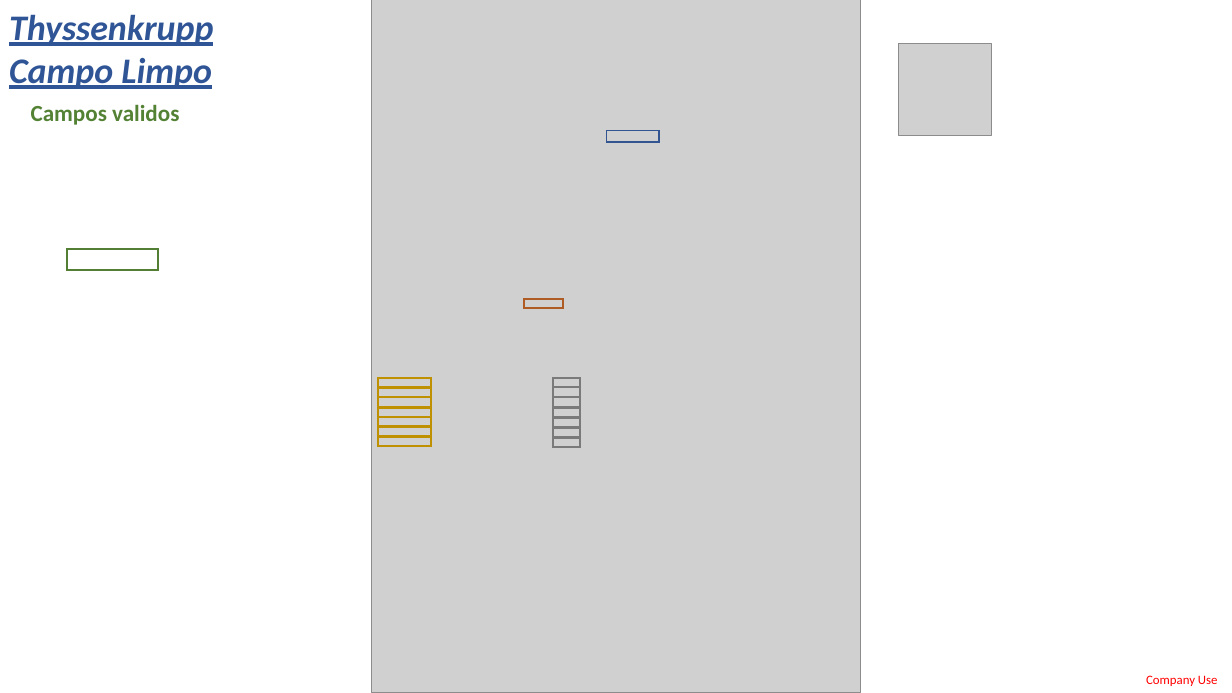
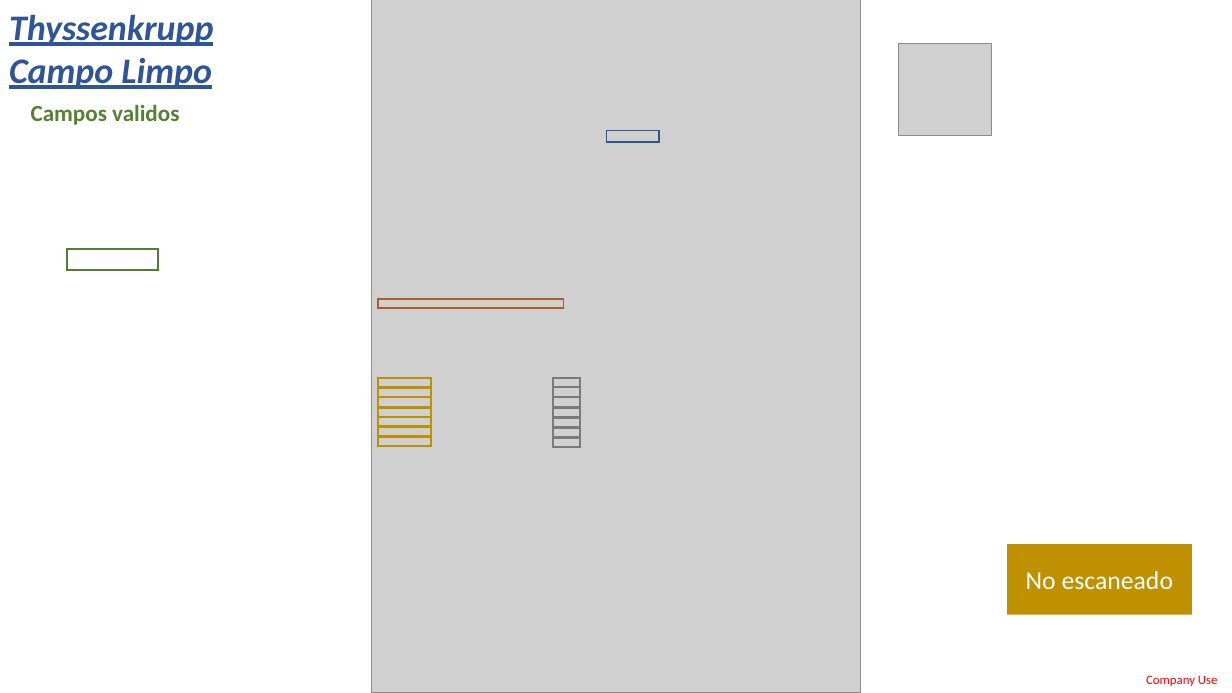
Before and after one commit to LobatoJaime/Bot-Creacion-de-Pedidos, a slide deck: slide 13 of AI_Engine/Info/ExtraccionDatos.pptx. Drawn at 1232x693 pixels with LibreOffice and Linux fonts; fonts in the diff are those of the drawing; grey boxes stand for pictures. Boxes give left, top, right and bottom in pixels: in the first picture for what was removed or moved away, otherwise in the second. Text is boxed around its words. In the diff, an @@ line names an element or a change of style, - is before the commit and + after.

```diff
--- a/AI_Engine/Info/ExtraccionDatos.pptx
+++ b/AI_Engine/Info/ExtraccionDatos.pptx
@@ rectangle: place and size @@
-rectangle at [524, 299, 564, 308]
+rectangle at [378, 299, 564, 308]
@@ rectangle added at [1007, 544, 1192, 615], fill #BF9000, 20 pt, text #FFFFFF @@
+No escaneado
```
Also in this commit, not shown: 15 other slides changed, 1 other file.
